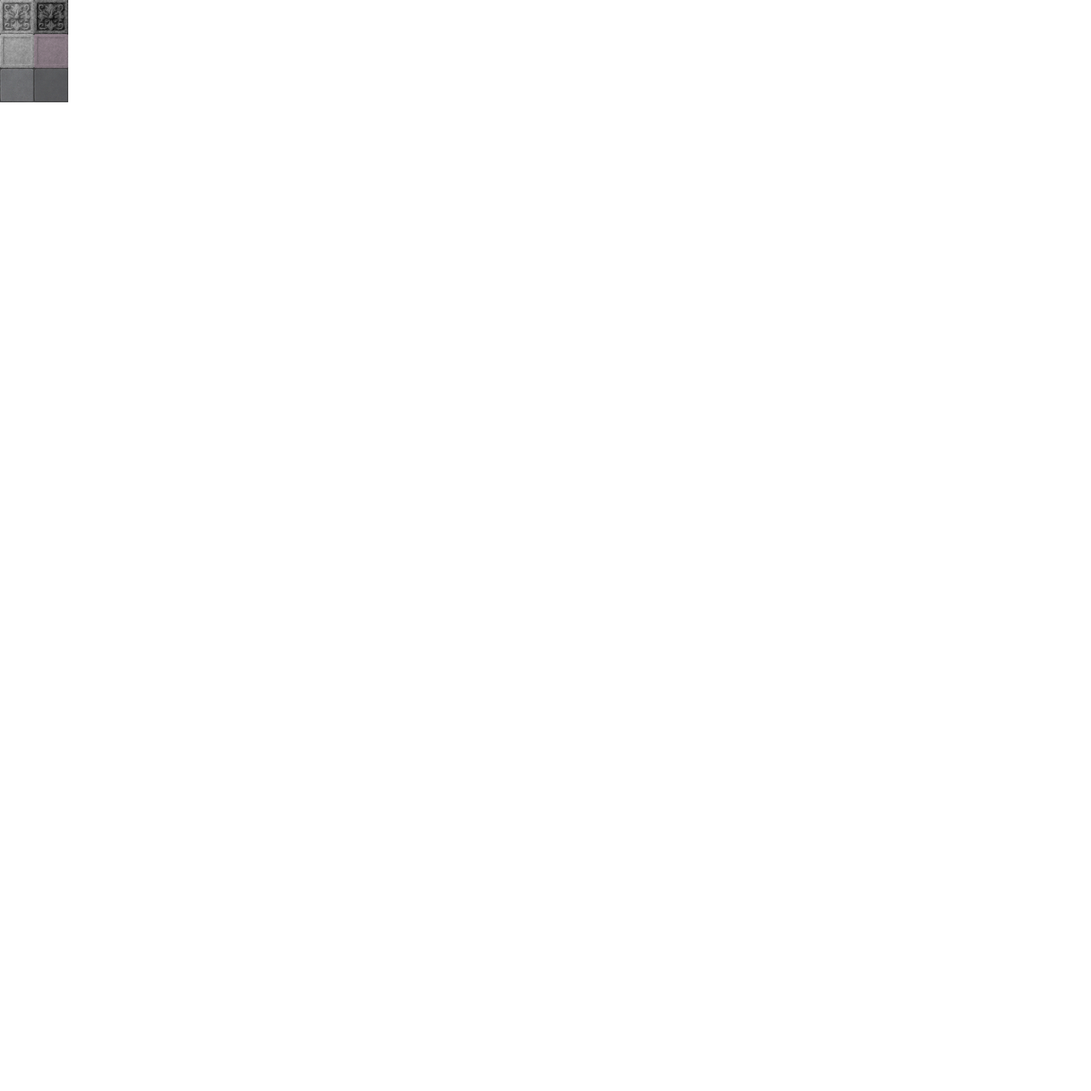
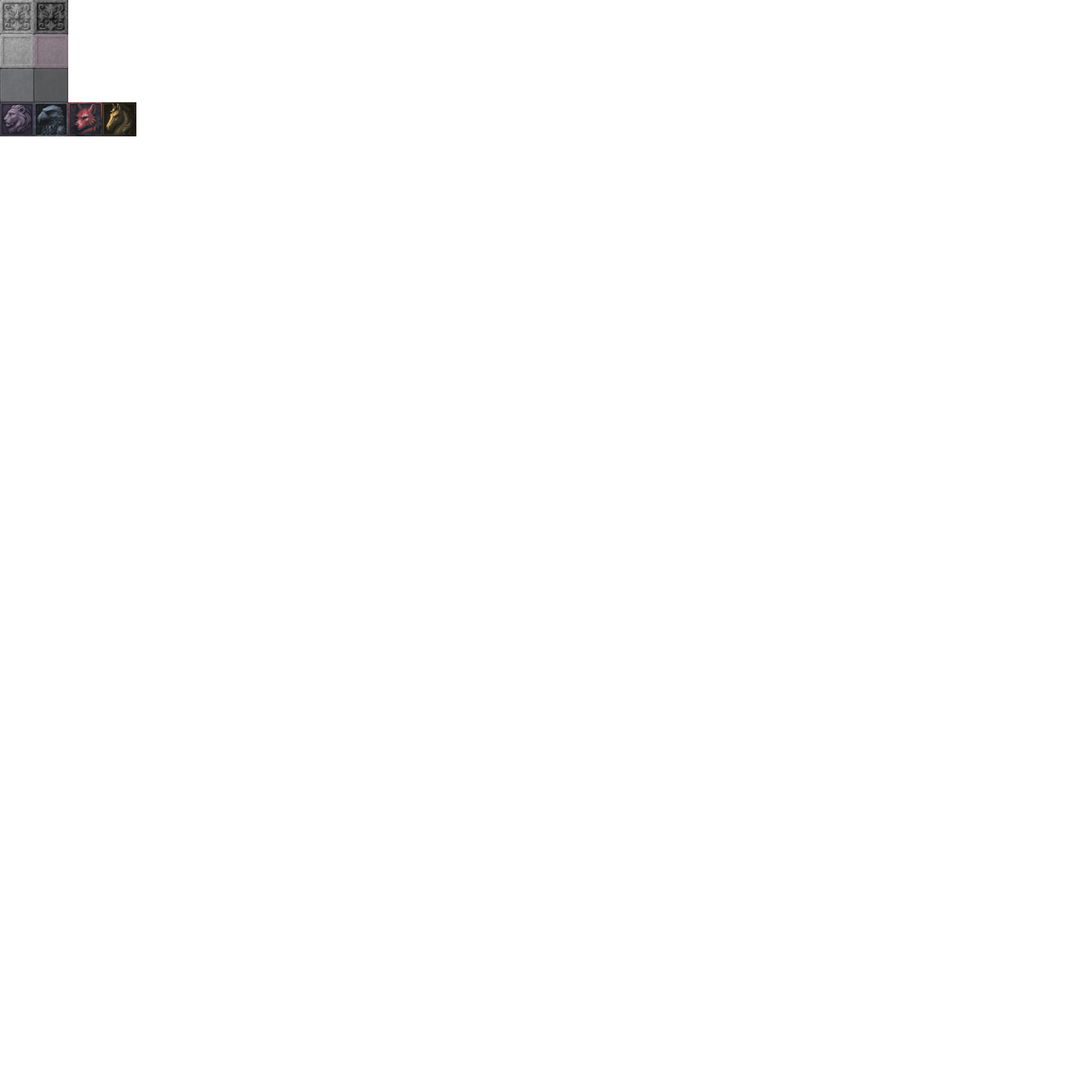
Layer changes from the first (1091, 1091) image to the second:
painted on "Layer" over [0, 102, 137, 137]
